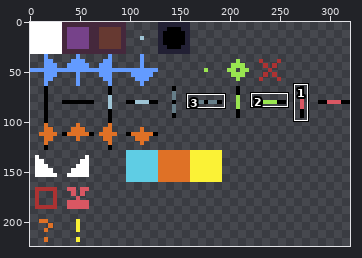
Two versions of one sprite sheet, src/client/atlases/map/map_general.png. The first picture is a wide view before the edit; the outline marks the close-up.
Close-up. Before:
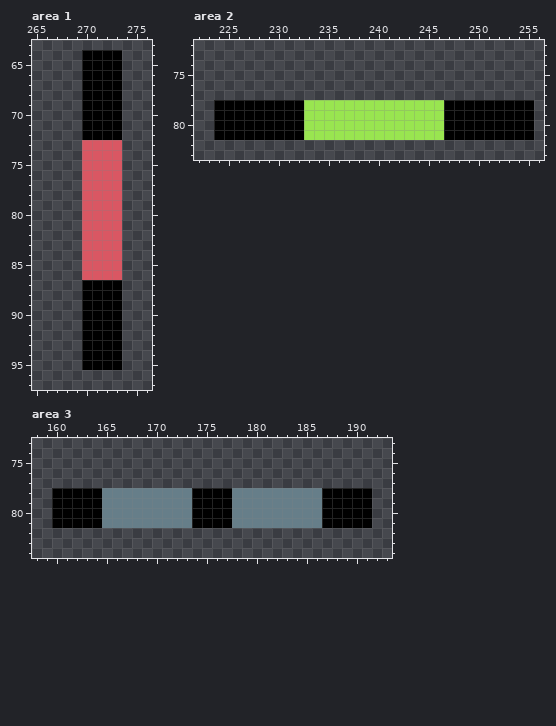
The file is 320x224 pixels. Pixels under 10% opacity are left out. Colours within 5 levels of each other are drawn and written as one. Shown: area 1: x 265..276, y 63..97; area 2: x 222..256, y 72..83; area 3: x 158..193, y 73..84. The commit also changed other parts of the picture, which this record leaves out.
Once edited:
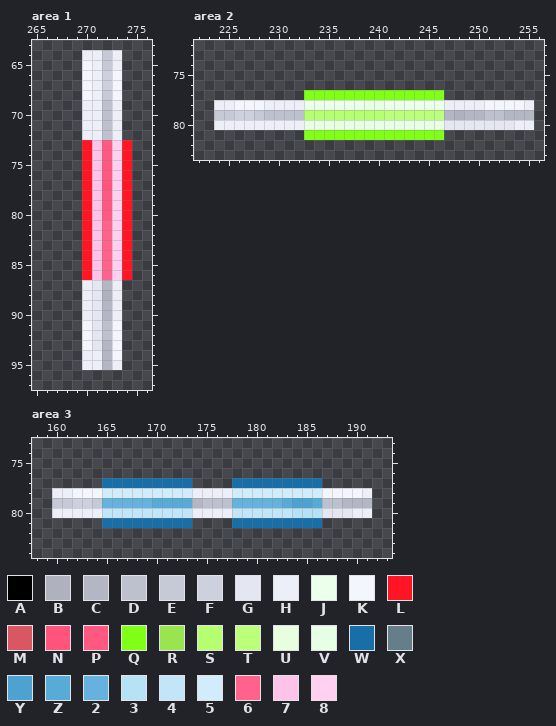
Palette (. is transparent): A #000000  B #afb2be  C #b3b7c4  D #bdc0cd  E #c6c9d6  F #cdd0dd  G #e4e7f2  H #edeff8  J #ebffea  K #f4f6fe  L #ff1523  M #d95763  N #ff547c  P #ff5982  Q #80ff17  R #99e550  S #b6ff70  T #bbff7a  U #e7ffde  V #e7ffe4  W #186ea7  X #667e89  Y #4ea2d2  Z #58abd7  2 #64b2dd  3 #b7e1f5  4 #c2e5f8  5 #d2ecfb  6 #ff628b  7 #ffc2e8  8 #ffd0ef
From old to new:
Area 1:
y 64: x 270..273 AAAA -> HHEH
y 65: x 270..273 AAAA -> KHEH
y 66..67: x 270..273 AAAA -> KHFK
y 68: x 270..273 AAAA -> KHEK
y 69..72: x 270..273 AAAA -> HHDH
y 73..76: x 270..274 MMMM. -> L7P8L
y 77: x 270..274 MMMM. -> L7N8L
y 78..80: x 270..274 MMMM. -> L7P8L
y 81..86: x 270..274 MMMM. -> L768L
y 87: x 270..273 AAAA -> HGCH
y 88: x 270..273 AAAA -> HGBH
y 89..90: x 270..273 AAAA -> HGCH
y 91..92: x 270..273 AAAA -> KGDK
y 93: x 270..273 AAAA -> KGCK
y 94: x 270..273 AAAA -> HHCK
y 95: x 270..273 AAAA -> HHCH
Area 2:
y 77: x 233..246 .............. -> QQQQQQQQQQQQQQ
y 78: x 224..255 AAAAAAAAARRRRRRRRRRRRRRAAAAAAAAA -> HHKKKHHHHJJJJJJVVJJJJJJHHHHKKKKH
y 79: x 224..255 AAAAAAAAARRRRRRRRRRRRRRAAAAAAAAA -> EEFFEDDDDSSSSSSSSTTTTTTCBCCDDCCC
y 80: x 224..255 AAAAAAAAARRRRRRRRRRRRRRAAAAAAAAA -> HHHHHHHHHVVVUVVVVVVVVVVGGGGGGGHH
y 81: x 224..255 AAAAAAAAARRRRRRRRRRRRRRAAAAAAAAA -> .........QQQQQQQQQQQQQQ.........
Area 3:
y 77: x 165..173 ......... -> WWWWWWWWW; x 178..186 ......... -> WWWWWWWWW
y 78: x 160..191 AAAAAXXXXXXXXXAAAAXXXXXXXXXAAAAA -> HHKKK555555555HHHH555555555KKKKH
y 79: x 160..191 AAAAAXXXXXXXXXAAAAXXXXXXXXXAAAAA -> EEFFE22222ZZZZCDDD22222ZYYZDDCCC
y 80: x 160..191 AAAAAXXXXXXXXXAAAAXXXXXXXXXAAAAA -> HHHHH444444444HHHH444444333GGGHH
y 81: x 160..191 AAAAAXXXXXXXXXAAAAXXXXXXXXXAAAAA -> .....WWWWWWWWW....WWWWWWWWW.....
Pixel boxes of the changes (left, top, right, bottom) in both close-ups:
changed: (82, 50, 132, 370)
changed: (214, 90, 534, 140)
changed: (52, 478, 372, 528)
